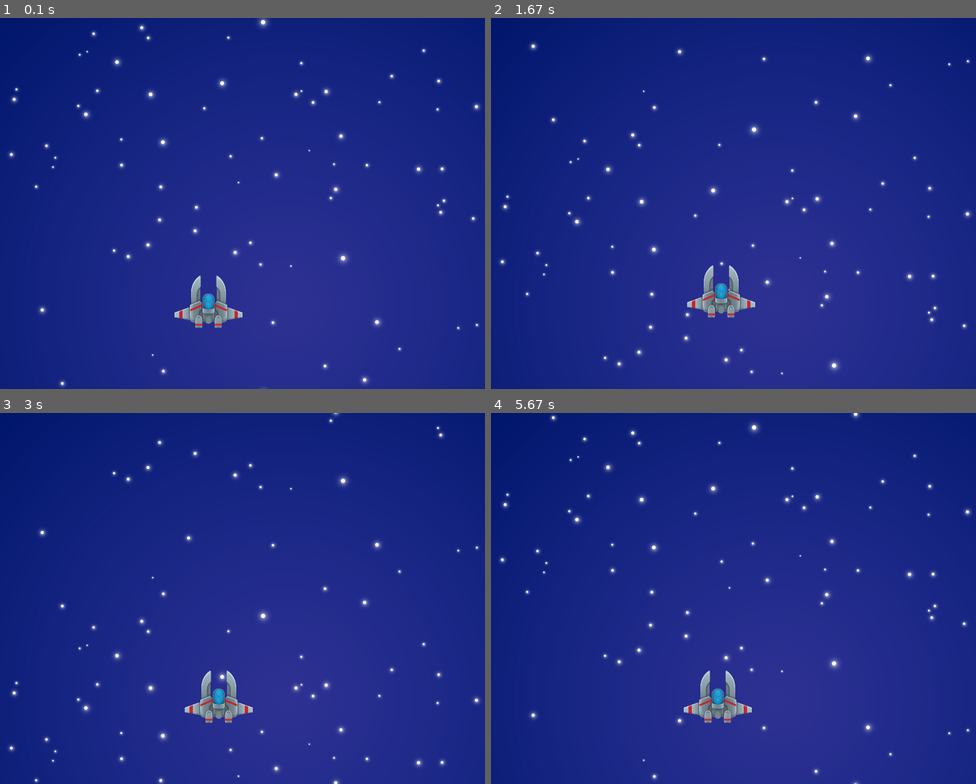
Above: before the commit, frames 1-4 (two rows, left to right).
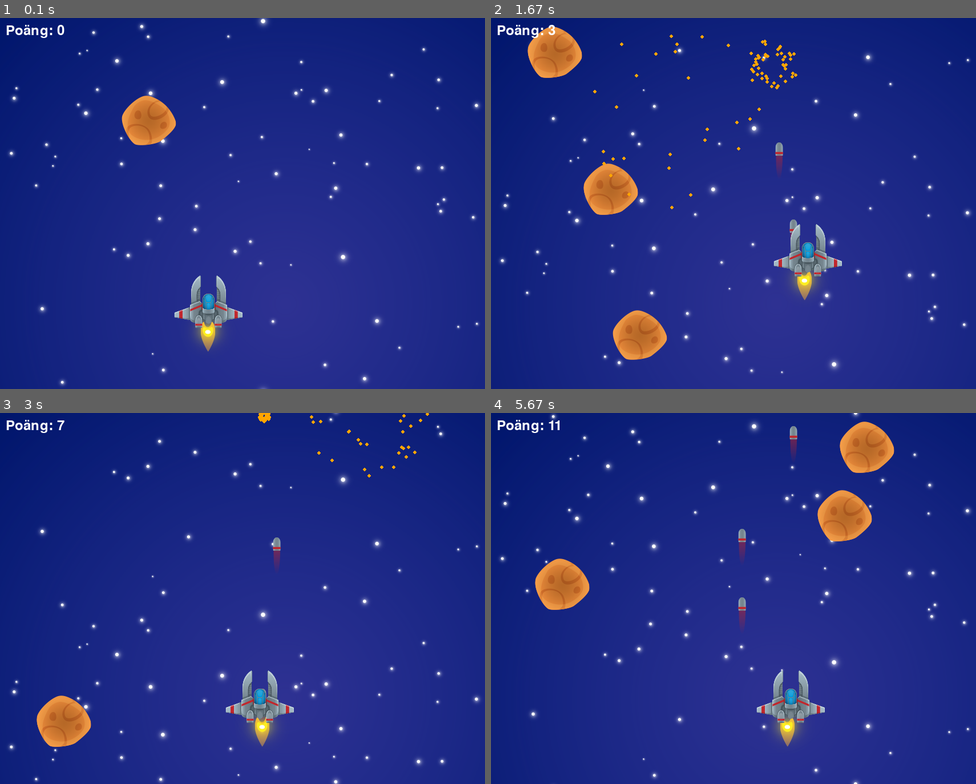
Above: after the commit, the same moments.

Repository: Daniel737833/SpaceShooter-Pygame
Game: pygame game, started from main.py
The game is run twice, just before and just after one commit, with the same random seed, the same clock (stepped at 60 frames per second) and the same inputs.
Inputs:
- Up to frame 1 (0.1 s): no input
- Up to frame 2 (1.67 s): tap Space at 0.33, 0.73, 1.03, 1.23, 1.57 s; hold Right 0.67-1.13 s; hold Up 1.17-1.47 s; hold Right from 1.5 s (still down)
- Up to frame 3 (3 s): tap Space at 1.87, 2.07, 2.37, 2.63, 2.97 s; release Right at 1.97 s; hold Left 2-2.53 s; hold Down 2.57-2.87 s; hold Left from 2.9 s (still down)
- Up to frame 4 (5.67 s): tap Space at 3.27, 3.4, 3.8, 4.1, 4.47, 4.87, 5.17, 5.37 s; release Left at 3.3 s; hold Up 3.33-3.7 s; hold Right 3.73-4.37 s; hold Down 4.4-4.77 s; hold Left 4.8-5.27 s; hold Right from 5.3 s (still down)

The runs differ from the first frame. In frame 1, 2.2% of the frame differs, in the area x 1-99%, y 0-100%; in frame 2, 6.7%; in frame 3, 4.1%; in frame 4, 6.7%.

Commit message:
fixade detaljer eftersom spelet hade en bug

Diff:
--- a/main.py
+++ b/main.py
@@ -1,17 +1,21 @@
 # Skriv din kod här för att skapa spelet! Följ dessa steg:
-'''
-Steg 1 - Skapa en skärm och rita ett skepp
-Steg 2 - Lägga till en scrollande stjärnbakgrund
-Steg 3 - Sätt jetmotorer på rymdskeppet
-Steg 4 - Gör så rymdskeppet kan skjuta
-Steg 5 - Slumpa fram Asteroider
-Steg 6 - Detektera kollisioner mellan rymdskeppet och asteroiden
-Steg 7 - Skapa explosionseffekten (samt lär dig partikeleffekter)
-Steg 8 - Gör så att rymdskeppet kan explodera i kollision med asteroiden
-Steg 9 - Gör så att rymdskeppet kan skjuta ner asteroider
-Steg 10 - Lägg till musik och ljudeffekter
-'''
+# Steg 1 - Skapa en skärm och rita ett skepp
+# Steg 2 - Lägga till en scrollande stjärnbakgrund
+# Steg 3 - Sätt jetmotorer på rymdskeppet
+# Steg 4 - Gör så rymdskeppet kan skjuta
+# Steg 5 - Slumpa fram Asteroider
+# Steg 6 - Detektera kollisioner mellan rymdskeppet och asteroiden
+# Steg 7 - Skapa explosionseffekten (samt lär dig partikeleffekter)
+# Steg 8 - Gör så att rymdskeppet kan explodera i kollision med asteroiden
+# Steg 9 - Gör så att rymdskeppet kan skjuta ner asteroider
+# Steg 10 - Lägg till musik och ljudeffekter
+
 import pygame
+import random
+import math
+
+
+pygame.init()
 
 SKÄRMENS_BREDD = 850
 SKÄRMENS_HÖJD = 650
@@ -20,30 +24,191 @@
 
 pygame.display.set_caption("Space Shooter")
 
-spelet_körs = True
-
-original_bild = pygame.image.load("assets/sprites/spaceShip.png")
-
+pygame.mixer.init()
+
+pygame.mixer.music.load("assets/music/Balkan.sound.mp3")
+pygame.mixer.music.set_volume(0.4)
+pygame.mixer.music.play(-1)
+
+ljud_explosion = pygame.mixer.Sound("assets/sounds/scfi_explosion.wav")
+ljud_explosion.set_volume(0.7)
+
+ljud_huge_explosion = pygame.mixer.Sound("assets/sounds/huge_explosion.wav")
+ljud_huge_explosion.set_volume(0.7)
+
+# LADDA IN ALL GRAFIK
+background_mörkblå = pygame.image.load("assets/backgrounds/bg.png")
+background_stjärnor = pygame.image.load("assets/backgrounds/Stars-A.png")
+sprite_spelare = pygame.image.load("assets/sprites/SpaceShip.png")
+original_bild = pygame.image.load("assets/sprites/SpaceShip.png")
 sprite_spelare = pygame.transform.scale(original_bild, (original_bild.get_width() // 2, original_bild.get_height() // 2))
-
+sprite_jetstråle = pygame.image.load("assets/sprites/fire.png")
+sprite_skott = pygame.image.load("assets/sprites/bullet.png")
+sprite_asteroid_liten = pygame.image.load("assets/sprites/small-A.png")
+
+# SÄTT ALLA STARTVÄRDEN TILL VARIABLER I SPELET
 spelare_x = SKÄRMENS_BREDD // 2 - 120
 spelare_y = SKÄRMENS_HÖJD - 200
-spelarens_hastighet = 1
-
-background_mörkblå = pygame.image.load("assets/backgrounds/bg.png")
-background_stjärnor = pygame.image.load("assets/backgrounds/Stars-A.png")
-
+spelarens_hastighet = 5
+spelet_körs = True
+jetstråle_x = spelare_x + 13
+jetstråle_y = spelare_y + 46
 bakgrund_y = 0
+skott_lista = []
+skott_räknare = 0
+asteroid_liten_x = 100
+asteroid_liten_x = random.randint(0, SKÄRMENS_BREDD)
+asteroid_liten_y = 100
+asteroid_liten_hastighet = 4
+asteroid_liten_lista = []
+asteroid_liten_räknare = 0
+explosioner = []
+
+poäng = 0
+font = pygame.font.Font(None, 36)
+
+class Skott:
+    def __init__(self, x, y):
+        self.x = x
+        self.y = y
+        self.hastighet = 10
+        self.bild = sprite_skott
+
+    def flytta(self):
+        self.y = self.y - self.hastighet
+
+    def rita(self, skärm):
+        skärm.blit(self.bild, (self.x, self.y))
+
+class AsteroidLiten:
+    def __init__(self, asteroid_liten_x, asteroid_liten_y):
+        self.x = asteroid_liten_x
+        self.y = asteroid_liten_y
+        self.hastighet = 3 # Sänk hastigheten från 4 till 2
+        self.bild = sprite_asteroid_liten
+        self.kollisions_rektangel_asteroid = pygame.Rect(self.x, self.y, self.bild.get_width(), self.bild.get_height())
+
+    def kollidera(self, kollisionsobjekt):
+        if (self.kollisions_rektangel_asteroid.colliderect(kollisionsobjekt)):
+            print ("kollision upptäckt!")
+
+    def flytta(self):
+        self.y = self.y + self.hastighet
+        self.kollisions_rektangel_asteroid.topleft = (self.x, self.y)
+
+    def rita(self, skärm):
+        skärm.blit(self.bild, (self.x, self.y))
+
+class Explosion:
+    def __init__(self, x, y):
+        self.partiklar = []
+        for _ in range(50):
+            vinkel = random.uniform(0, 2 * math.pi)
+            hastighet = random.uniform(2, 5)
+            livstid = random.randint(20, 50)
+            self.partiklar.append({
+                'x': x,
+                'y': y,
+                'vinkel': vinkel,
+                'hastighet': hastighet,
+                'livstid': livstid })
+
+    def uppdatera(self):
+        for partikel in self.partiklar:
+            partikel['x'] += math.cos(partikel['vinkel']) * partikel['hastighet']
+            partikel['y'] += math.sin(partikel['vinkel']) * partikel['hastighet']
+            partikel['livstid'] -= 1
+        self.partiklar = [p for p in self.partiklar if p['livstid'] > 0]
+
+    def rita(self, skärm):
+        for partikel in self.partiklar:
+            pygame.draw.circle(skärm, (255, 165, 0), (int(partikel['x']), int(partikel['y'])), 3)
+
+class Partikel:
+    def __init__(self, x, y):
+        self.x = x
+        self.y = y
+        self.livstid = random.randint(20, 50)
+        self.hastighet_x = random.uniform(-2, 2)
+        self.hastighet_y = random.uniform(-2, 2)
+        self.radius = random.randint(3, 6)
+        self.färg = random.choice([(255, 50, 50), (255, 150, 50), (255, 255, 50)])
+
+    def uppdatera(self):
+        self.x += self.hastighet_x
+        self.y += self.hastighet_y
+        self.livstid -= 1
+
+    def rita(self, skärm):
+        if self.livstid > 0:
+            pygame.draw.circle(skärm, self.färg, (int(self.x), int(self.y)), self.radius)
+
+class Rymdskepp:
+    def __init__(self):
+        self.rymdskepp_x = SKÄRMENS_BREDD // 2 - 120
+        self.rymdskepp_y = SKÄRMENS_HÖJD - 200
+        self.sprite_rymdskepp = sprite_spelare
+
+        self.jetstråle_x = self.rymdskepp_x + 13
+        self.jetstråle_y = self.rymdskepp_y + 46
+        self.sprite_jetstråle = sprite_jetstråle
+
+        self.rymdskeppets_hastighet = 10
+
+        self.exploderat = False
+
+        self.kollisions_rektangel = pygame.Rect(self.rymdskepp_x, self.rymdskepp_y, self.sprite_rymdskepp.get_width(), self.sprite_rymdskepp.get_height())
+
+    def flytta(self, riktning):
+        if not self.exploderat:
+            if riktning == "vänster":
+                self.rymdskepp_x = self.rymdskepp_x - self.rymdskeppets_hastighet
+                self.jetstråle_x = self.jetstråle_x - self.rymdskeppets_hastighet
+            elif riktning == "höger":
+                self.rymdskepp_x = self.rymdskepp_x + self.rymdskeppets_hastighet
+                self.jetstråle_x = self.jetstråle_x + self.rymdskeppets_hastighet
+            elif riktning == "upp":
+                self.rymdskepp_y = self.rymdskepp_y - self.rymdskeppets_hastighet
+                self.jetstråle_y = self.jetstråle_y - self.rymdskeppets_hastighet
+            elif riktning == "ner":
+                self.rymdskepp_y = self.rymdskepp_y + self.rymdskeppets_hastighet
+                self.jetstråle_y = self.jetstråle_y + self.rymdskeppets_hastighet
+
+            self.kollisions_rektangel.topleft = (self.rymdskepp_x, self.rymdskepp_y)
+
+    def rita(self, skärm):
+        if not self.exploderat:
+            skärm.blit(self.sprite_rymdskepp, (self.rymdskepp_x, self.rymdskepp_y))
+            skärm.blit(self.sprite_jetstråle, (self.jetstråle_x, self.jetstråle_y))
+        else:
+            self.kollisions_rektangel = pygame.Rect(0, 0, 0, 0)
+
+    def kollidera(self, rymdskepp):
+        if not spelare_1.exploderat:
+            if (self.kollisions_rektangel.colliderect(rymdskepp)):
+                print ("kollision upptäckt med rymdskeppet!")
+                spelare_1.exploderat = True
+                explosioner.append(Explosion(spelare_1.rymdskepp_x + 60, spelare_1.rymdskepp_y + 46) for _ in range(100))
+                explosioner.append(explosion)
+
+spelare_1 = Rymdskepp()
 
 while (spelet_körs == True):
 
-    skärm.fill((0, 0, 30))
+    skärm.blit(sprite_asteroid_liten, (asteroid_liten_x, asteroid_liten_y))
+
+    asteroid_liten_y = asteroid_liten_y + asteroid_liten_hastighet
+
+    skärm.blit(sprite_spelare, (spelare_x, spelare_y))
+
 
     for event in pygame.event.get():
 
         if event.type == pygame.QUIT:
             spelet_körs = False
 
+    pygame.display.update()
+
     skärm.blit(background_mörkblå, (0,0))
 
     skärm.blit(background_stjärnor, (0, bakgrund_y))
@@ -55,17 +220,107 @@
     if bakgrund_y >= SKÄRMENS_HÖJD:
         bakgrund_y = 0
 
-    skärm.blit(sprite_spelare, (spelare_x, spelare_y))
-    pygame.display.update()
+
+    skärm.blit(sprite_jetstråle, (spelare_x + 12, spelare_y + 50))
+
+    for skott in reversed(skott_lista):
+        skott.flytta()
+        skott.rita(skärm)
+
+        for asteroid_liten in reversed(asteroid_liten_lista):
+            if pygame.Rect(skott.x, skott.y, skott.bild.get_width(), skott.bild.get_height()).colliderect(asteroid_liten.kollisions_rektangel_asteroid):
+                pygame.mixer.Sound.play(ljud_explosion)
+                explosioner.append(Explosion(asteroid_liten.x, asteroid_liten.y))
+                asteroid_liten_lista.remove(asteroid_liten)
+                if skott in skott_lista:
+                    skott_lista.remove(skott)
+                poäng += 1
+                break
+
+        if skott.y < -100:
+            if skott in skott_lista:
+                skott_lista.remove(skott)
+    skott_räknare += 1
 
     keys = pygame.key.get_pressed()
     if keys[pygame.K_LEFT] and spelare_x > 0:
-        spelare_x = spelare_x - spelarens_hastighet
+        spelare_x -= spelarens_hastighet
     if keys[pygame.K_RIGHT] and spelare_x < SKÄRMENS_BREDD - sprite_spelare.get_width():
-        spelare_x = spelare_x + spelarens_hastighet
+        spelare_x += spelarens_hastighet
     if keys[pygame.K_UP] and spelare_y > 0:
-        spelare_y = spelare_y - spelarens_hastighet
-    if keys[pygame.K_DOWN] and spelare_y < SKÄRMENS_HÖJD - sprite_spelare.get_width() + 26:
-        spelare_y = spelare_y + spelarens_hastighet
+        spelare_y -= spelarens_hastighet
+    if keys[pygame.K_DOWN] and spelare_y < SKÄRMENS_HÖJD - sprite_spelare.get_height():
+        spelare_y += spelarens_hastighet
+
+    if keys[pygame.K_SPACE]:
+
+        if (skott_räknare > 10):
+
+            skott_lista.append(Skott(spelare_x + 20, spelare_y))
+
+            skott_räknare = 0
+
+    if asteroid_liten_räknare >= 20:
+        asteroid_liten_lista.append(AsteroidLiten(random.randint(0, SKÄRMENS_BREDD - sprite_asteroid_liten.get_width()), 0))
+        asteroid_liten_räknare = 0
+
+    asteroid_liten_räknare += 1
+
+    kollisions_rektamgel_spelare = pygame.Rect(spelare_x, spelare_y, sprite_spelare.get_width(), sprite_spelare.get_height())
+
+    for asteroid_liten in reversed(asteroid_liten_lista):
+        asteroid_liten.flytta()
+        asteroid_liten.kollidera(spelare_1.kollisions_rektangel)
+        asteroid_liten.rita(skärm)
+
+        if (spelare_1.exploderat == True):
+            paus = paus + 1
+            if (paus >= 120):
+                exit()
+
+        if asteroid_liten.y > SKÄRMENS_HÖJD:
+            asteroid_liten_lista.remove(asteroid_liten)
+
+    # Lägg till en explosion vid kollision
+    for asteroid_liten in reversed(asteroid_liten_lista):
+        asteroid_liten.flytta()
+        asteroid_liten.rita(skärm)
+        asteroid_liten.rita(skärm)
+
+    # Uppdatera kollision med asteroid för att inkludera explosion och partiklar
+    for asteroid_liten in reversed(asteroid_liten_lista):
+        if asteroid_liten.kollisions_rektangel_asteroid.colliderect(kollisions_rektamgel_spelare):
+            pygame.mixer.Sound.play(ljud_huge_explosion)  # Spela upp ljudet vid kollision
+            explosioner.append(Explosion(spelare_x, spelare_y))  # Skapa explosion vid rymdskeppets position
+            partiklar = [Partikel(spelare_x, spelare_y) for _ in range(30)]  # Skapa partiklar
+            explosioner.append(partiklar)
+            spelet_körs = False  # Avsluta spelet direkt vid kollision
+            break
+
+    # Uppdatera och rita explosioner och partikeleffekter
+    for explosion in explosioner:
+        if isinstance(explosion, list):
+            for partikel in explosion:
+                partikel.uppdatera()
+                partikel.rita(skärm)
+        else:
+            explosion.uppdatera()
+            explosion.rita(skärm)
+
+    # Ta bort döda partiklar
+    explosioner = [e for e in explosioner if not isinstance(e, list) or any(p.livstid > 0 for p in e)]
+
+    # Rita poäng på skärmen
+    poäng_text = font.render(f"Poäng: {poäng}", True, (255, 255, 255))
+    skärm.blit(poäng_text, (10, 10))
+
+    # Lägg till Game Over-text
+    if not spelet_körs:
+        game_over_font = pygame.font.Font(None, 72)
+        game_over_text = game_over_font.render("SPELET ÄR SLUT!", True, (255, 0, 0))
+        skärm.blit(game_over_text, (SKÄRMENS_BREDD // 2 - game_over_text.get_width() // 2, SKÄRMENS_HÖJD // 2 - game_over_text.get_height() // 2))
+        pygame.display.update()
+        pygame.time.wait(3000)
+        break
 
 pygame.quit()
Not shown, added: assets/music/Balkan.sound.mp3
